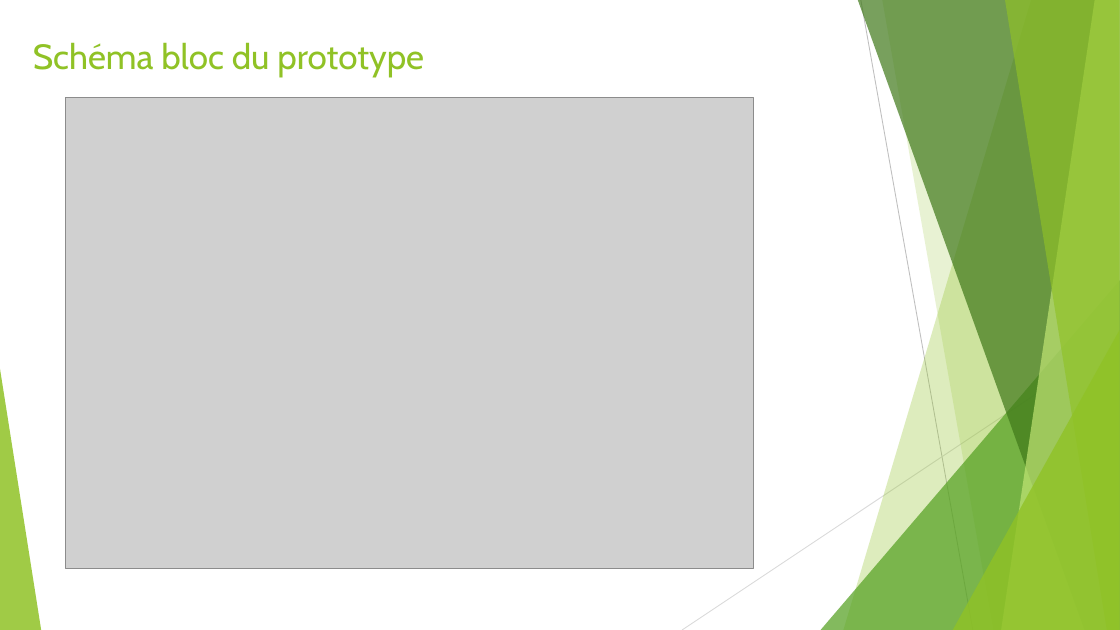
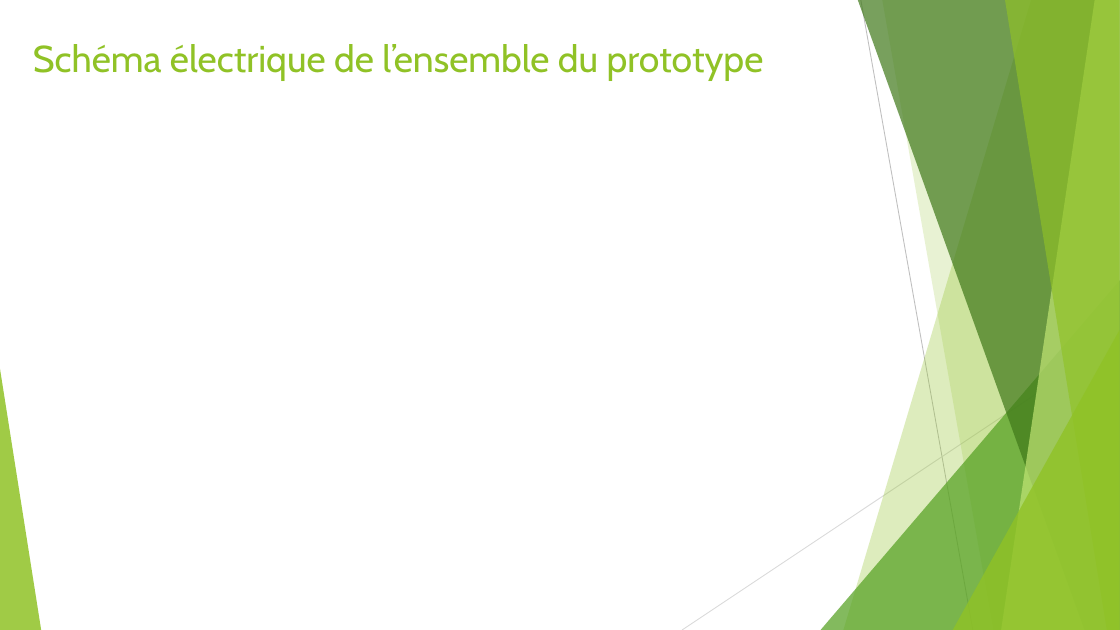
Before and after one commit to gab4321/ProjetS5, a slide deck: slide 6 of Gestion/L1 Présentation.pptx (slide 8 before the commit). Drawn at 1120x630 pixels with LibreOffice and Linux fonts; fonts in the diff are those of the drawing; grey boxes stand for pictures. Boxes give left, top, right and bottom in pixels: in the first picture for what was removed or moved away, otherwise in the second. Text is boxed around its words. In the diff, an @@ line names an element or a change of style, - is before the commit and + after.

```diff
--- a/Gestion/L1 Présentation.pptx
+++ b/Gestion/L1 Présentation.pptx
@@ title at (33,44,764,80): text changed; size 30 to 32 pt @@
-Schéma bloc du prototype
+Schéma électrique de l’ensemble du prototype
@@ picture removed at (66,97,754,569) @@
```
Also in this commit, not shown: 6 other slides changed, 2 slides added, 19 slides removed, 2 other files.
